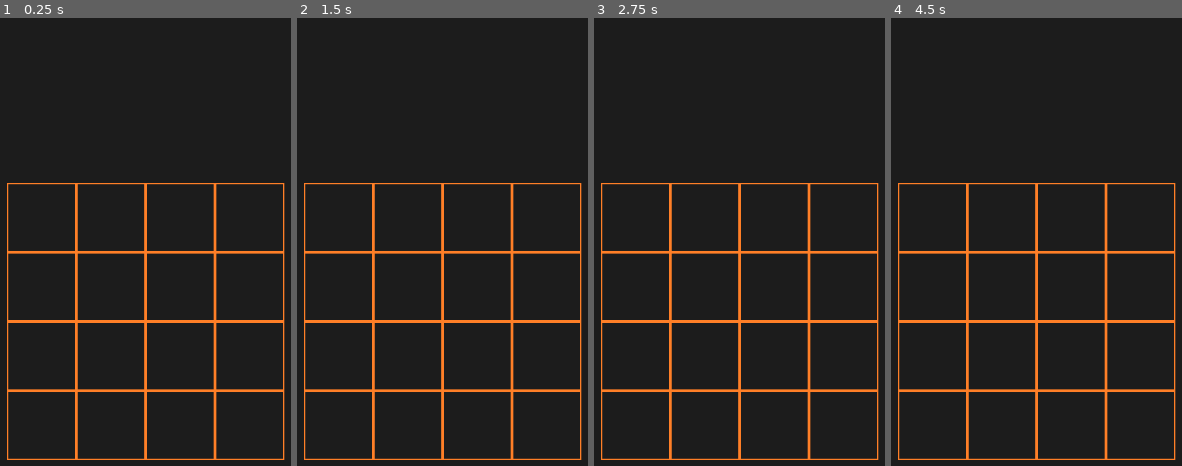
Above: before the commit, frames 1-4 (left to right).
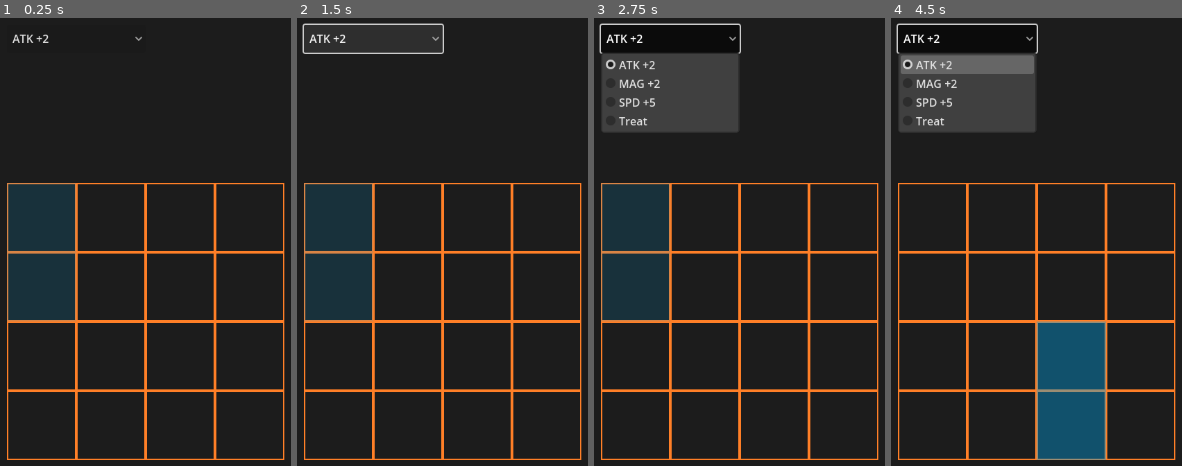
Above: after the commit, the same moments.

Repository: Cyaorn/Inv-System
Game: Godot game, scene res://scenes/inventory.tscn
The game is run twice, just before and just after one commit, with the same random seed, the same clock (stepped at 60 frames per second) and the same inputs.
Inputs (mouse positions are in pixels of both pictures, inside the frame that each line leads up to):
- Up to frame 1 (0.25 s): no input
- Up to frame 2 (1.5 s): click (372, 40) at 0.5 s, where only the run after the commit has a clickable "ATK +2"; click (372, 40) at 1.25 s, where only the run after the commit has a clickable "ATK +2"
- Up to frame 3 (2.75 s): click (669, 40) at 2 s, where only the run after the commit has a clickable "ATK +2"
- Up to frame 4 (4.5 s): tap Enter at 2.75, 4.25 s; tap A (ui_a, bound only after the commit) at 2.85 s; tap D (ui_d, bound only after the commit) at 3.05, 3.6 s; tap Space at 3.5 s; tap S (ui_s, bound only after the commit) at 3.8, 4.35 s

The runs differ from the first frame. In frame 1, 7.4% of the frame differs, in the area x 2-49%, y 3-68%; in frame 2, 8.0%; in frame 3, 16%; in frame 4, 16%, in the area x 1-74%, y 1-99%.

Commit message:
added movable skill pieces within the palette with a dropdown to select which one

Diff:
--- a/data/ItemData.json
+++ b/data/ItemData.json
@@ -1,23 +1,23 @@
 {
-  "1": {
+  "0": {
 	"Name": "ATK +2",
 	"Type": "Stat",
 	"Effect": "A,2",
 	"Size": "0,0/0,1"
   },
-  "2": {
+  "1": {
 	"Name": "MAG +2",
 	"Type": "Stat",
 	"Effect": "M,2",
 	"Size": "0,0/1,0"
   },
-  "3": {
+  "2": {
 	"Name": "SPD +5",
 	"Type": "Stat",
 	"Effect": "S,5",
 	"Size": "0,0/0,1/1,0"
   },
-  "4": {
+  "3": {
 	"Name": "Treat",
 	"Type": "Other",
 	"Effect": "Treat",
--- a/project.godot
+++ b/project.godot
@@ -18,3 +18,26 @@
 [autoload]
 
 DataLoader="*res://scripts/DataLoader.gd"
+
+[input]
+
+ui_w={
+"deadzone": 0.2,
+"events": [Object(InputEventKey,"resource_local_to_scene":false,"resource_name":"","device":-1,"window_id":0,"alt_pressed":false,"shift_pressed":false,"ctrl_pressed":false,"meta_pressed":false,"pressed":false,"keycode":0,"physical_keycode":87,"key_label":0,"unicode":119,"location":0,"echo":false,"script":null)
+]
+}
+ui_a={
+"deadzone": 0.2,
+"events": [Object(InputEventKey,"resource_local_to_scene":false,"resource_name":"","device":-1,"window_id":0,"alt_pressed":false,"shift_pressed":false,"ctrl_pressed":false,"meta_pressed":false,"pressed":false,"keycode":0,"physical_keycode":65,"key_label":0,"unicode":97,"location":0,"echo":false,"script":null)
+]
+}
+ui_s={
+"deadzone": 0.2,
+"events": [Object(InputEventKey,"resource_local_to_scene":false,"resource_name":"","device":-1,"window_id":0,"alt_pressed":false,"shift_pressed":false,"ctrl_pressed":false,"meta_pressed":false,"pressed":false,"keycode":0,"physical_keycode":83,"key_label":0,"unicode":115,"location":0,"echo":false,"script":null)
+]
+}
+ui_d={
+"deadzone": 0.2,
+"events": [Object(InputEventKey,"resource_local_to_scene":false,"resource_name":"","device":-1,"window_id":0,"alt_pressed":false,"shift_pressed":false,"ctrl_pressed":false,"meta_pressed":false,"pressed":false,"keycode":0,"physical_keycode":68,"key_label":0,"unicode":100,"location":0,"echo":false,"script":null)
+]
+}
--- /dev/null
+++ b/scenes/active_layer.gd
@@ -0,0 +1,58 @@
+extends TileMapLayer
+
+@onready var item_data = DataLoader.item_data
+var tile_id = 0
+
+# active piece variables
+var cur_pos : Vector2i
+var current_item : Item
+var current_piece : int
+var current_atlas : Vector2i
+
+func _ready() -> void:
+	_reset_piece_variables(0)
+	draw_piece()
+
+func _process(_delta) -> void:
+	if Input.is_action_just_pressed("ui_w"):
+		move_piece(Vector2i.UP)
+	elif Input.is_action_just_pressed("ui_a"):
+		move_piece(Vector2i.LEFT)
+	elif Input.is_action_just_pressed("ui_s"):
+		move_piece(Vector2i.DOWN)
+	elif Input.is_action_just_pressed("ui_d"):
+		move_piece(Vector2i.RIGHT)
+
+func _reset_piece_variables(id) -> void:
+	cur_pos = Vector2i(0, 0)
+	current_piece = id
+	current_item = item_data[current_piece]
+	current_atlas = Vector2i(DataLoader.skill_type_map.find(current_item.type), 0)
+
+func update_piece(item_id) -> void:
+	clear_piece()
+	_reset_piece_variables(item_id)
+	draw_piece()
+
+func clear_piece() -> void:
+	for i in current_item.spaces:
+		erase_cell(cur_pos + i)
+
+func draw_piece() -> void:
+	for i in current_item.spaces:
+		set_cell(cur_pos + i, tile_id, current_atlas)
+
+# similar to Tetris implementation but simply checking if piece is within 4x4
+func _can_move(dir):
+	for i in current_item.spaces:
+		var new_pos = i + cur_pos + dir
+		if new_pos.x < 0 or new_pos.x >= DataLoader.COLS or \
+		   new_pos.y < 0 or new_pos.y >= DataLoader.COLS:
+			return false
+	return true
+
+func move_piece(dir):
+	if _can_move(dir):
+		clear_piece()
+		cur_pos += dir
+		draw_piece()
--- a/scenes/inventory.gd
+++ b/scenes/inventory.gd
@@ -9,6 +9,7 @@
 var grid_array := []
 
 func _ready() -> void:
+	$Background/SkillSelector.connect("item_selected", $Background/SkillPalette/Board/Active.update_piece)
 	grid_container.columns = COLS
 	for i in range(ROWS * COLS):
 		create_slot()
--- a/scenes/inventory.tscn
+++ b/scenes/inventory.tscn
@@ -1,7 +1,9 @@
-[gd_scene load_steps=3 format=3 uid="uid://mu3vtfv3sv0b"]
+[gd_scene load_steps=5 format=3 uid="uid://mu3vtfv3sv0b"]
 
 [ext_resource type="Script" uid="uid://dst4308c5ysk1" path="res://scenes/inventory.gd" id="1_hj2ta"]
 [ext_resource type="TileSet" uid="uid://df2xdetgx4kiq" path="res://assets/tile_set.tres" id="2_hj2ta"]
+[ext_resource type="Script" uid="uid://ckk4y8ofnh1lf" path="res://scenes/active_layer.gd" id="3_53g1v"]
+[ext_resource type="Script" uid="uid://uqiwu66u8mif" path="res://scenes/skill_selector.gd" id="3_ty45s"]
 
 [node name="Inventory" type="Control"]
 layout_mode = 3
@@ -35,5 +37,14 @@
 tile_set = ExtResource("2_hj2ta")
 
 [node name="Active" type="TileMapLayer" parent="Background/SkillPalette/Board"]
-self_modulate = Color(1, 1, 1, 0.376471)
+self_modulate = Color(1, 1, 1, 0.392157)
 tile_set = ExtResource("2_hj2ta")
+script = ExtResource("3_53g1v")
+
+[node name="SkillSelector" type="OptionButton" parent="Background"]
+layout_mode = 0
+offset_left = 10.0
+offset_top = 10.0
+offset_right = 210.0
+offset_bottom = 50.0
+script = ExtResource("3_ty45s")
--- /dev/null
+++ b/scenes/skill_selector.gd
@@ -0,0 +1,10 @@
+extends OptionButton
+
+@onready var item_data = DataLoader.item_data
+
+# keep track of the current item via its item_data id
+var current_item : int
+
+func _ready() -> void:
+	for key in item_data.keys():
+		add_item(item_data[key].name, key)
--- a/scripts/DataLoader.gd
+++ b/scripts/DataLoader.gd
@@ -1,4 +1,10 @@
 extends Node
+
+# maps skill type to corresponding tile in atlas
+const skill_type_map := ["Stat", null, null, null, null, null, null, "Other"]
+# these are subject to change later
+const ROWS := 4
+const COLS := 4
 
 # item data
 var item_data := {}
@@ -15,24 +21,25 @@
 		print("Item data file not found")
 		return
 	var item_data_file = FileAccess.open(path, FileAccess.READ)
-	item_data = JSON.parse_string(item_data_file.get_as_text())
+	var raw_item_data = JSON.parse_string(item_data_file.get_as_text())
 	item_data_file.close()
 	# print(item_data)
 	var temp_item_data = {}
-	for key in item_data.keys():
+	for key in raw_item_data.keys():
 		var temp_item : Item = Item.new()
 		var temp_size : String
 		var temp_array := []
-		temp_item.name = item_data[key]["Name"]
-		temp_item.effect = item_data[key]["Effect"]
-		temp_size = item_data[key]["Size"]
+		temp_item.name = raw_item_data[key]["Name"]
+		temp_item.effect = raw_item_data[key]["Effect"]
+		temp_item.type = raw_item_data[key]["Type"]
+		temp_size = raw_item_data[key]["Size"]
 		for coord in temp_size.split("/"):
 			var coords = coord.split(",")
 			temp_array.append(Vector2i(int(coords[0]), int(coords[1])))
 		temp_item.spaces = temp_array
 		temp_item_data.set(int(key), temp_item)
 	item_data = temp_item_data
-	# print(item_data)
+	print(item_data)
 
 func set_grid_data() -> void:
 	pass
--- a/scripts/item.gd
+++ b/scripts/item.gd
@@ -2,9 +2,11 @@
 
 var name : String
 var effect : String
+var type : String
 var spaces : Array
 
 func _to_string() -> String:
 	return "Name: " + str(name) + \
 		   "\nEffect: " + str(effect) + \
+		   "\nType: " + str(type) + \
 		   "\nSpaces: " + str(spaces) + "\n"
Not shown, added: scenes/active_layer.gd.uid
Not shown, added: scenes/skill_selector.gd.uid
